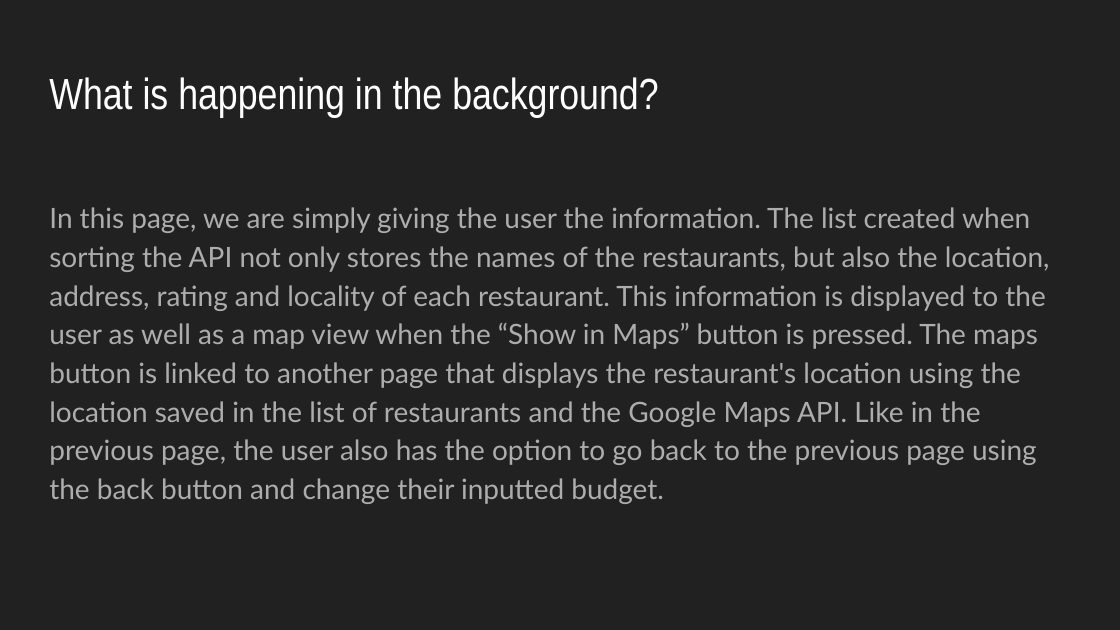
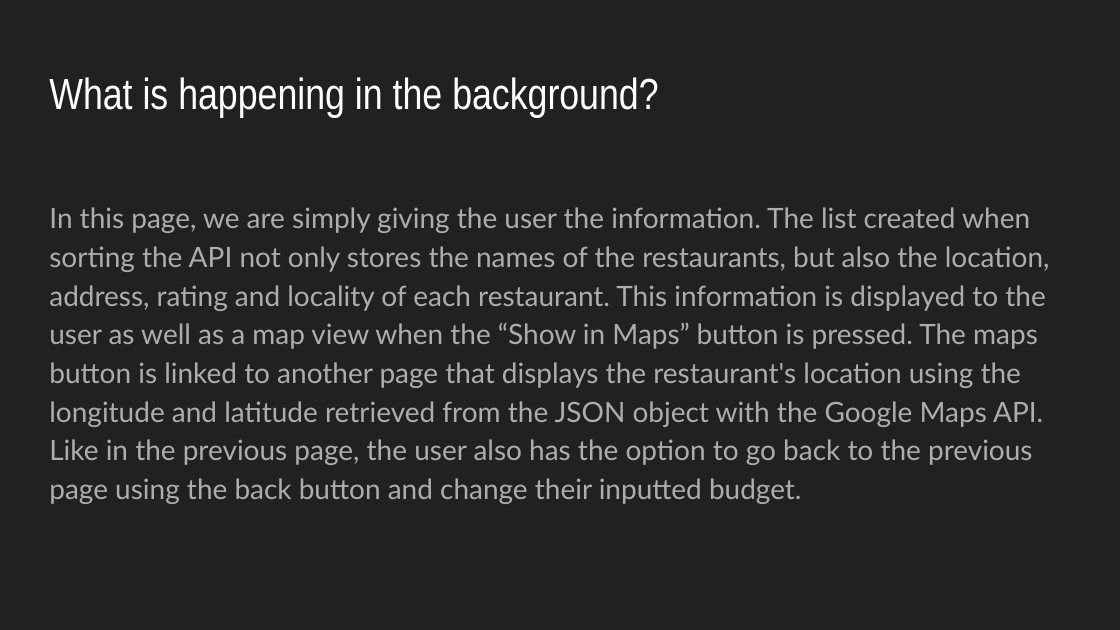
Before and after one commit to davidabadi/cheapskate, a slide deck: slide 13 of ProjectArchitecture.pptx. Drawn at 1120x630 pixels with LibreOffice and Linux fonts; fonts in the diff are those of the drawing. Boxes give left, top, right and bottom in pixels: in the first picture for what was removed or moved away, otherwise in the second. Text is boxed around its words. In the diff, an @@ line names an element or a change of style, - is before the commit and + after.

```diff
--- a/ProjectArchitecture.pptx
+++ b/ProjectArchitecture.pptx
@@ text at (x1=49, y1=207, x2=1050, y2=504): text changed @@
-In this page, we are simply giving the user the information. The list created when sorting the API not only stores the names of the restaurants, but also the location, address, rating and locality of each restaurant. This information is displayed to the user as well as a map view when the “Show in Maps” button is pressed. The maps button is linked to another page that displays the restaurant's location using the location saved in the list of restaurants and the Google Maps API. Like in the previous page, the user also has the option to go back to the previous page using the back button and change their inputted budget.
+In this page, we are simply giving the user the information. The list created when sorting the API not only stores the names of the restaurants, but also the location, address, rating and locality of each restaurant. This information is displayed to the user as well as a map view when the “Show in Maps” button is pressed. The maps button is linked to another page that displays the restaurant's location using the longitude and latitude retrieved from the JSON object with the Google Maps API. Like in the previous page, the user also has the option to go back to the previous page using the back button and change their inputted budget.
```
Also in this commit, not shown: 4 other slides changed.
